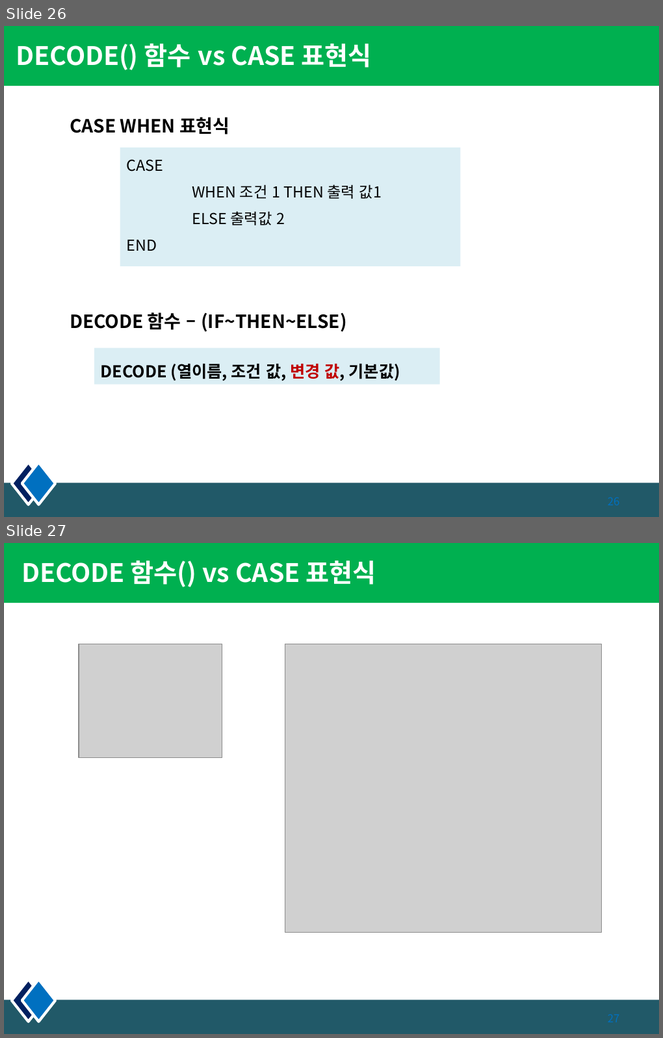
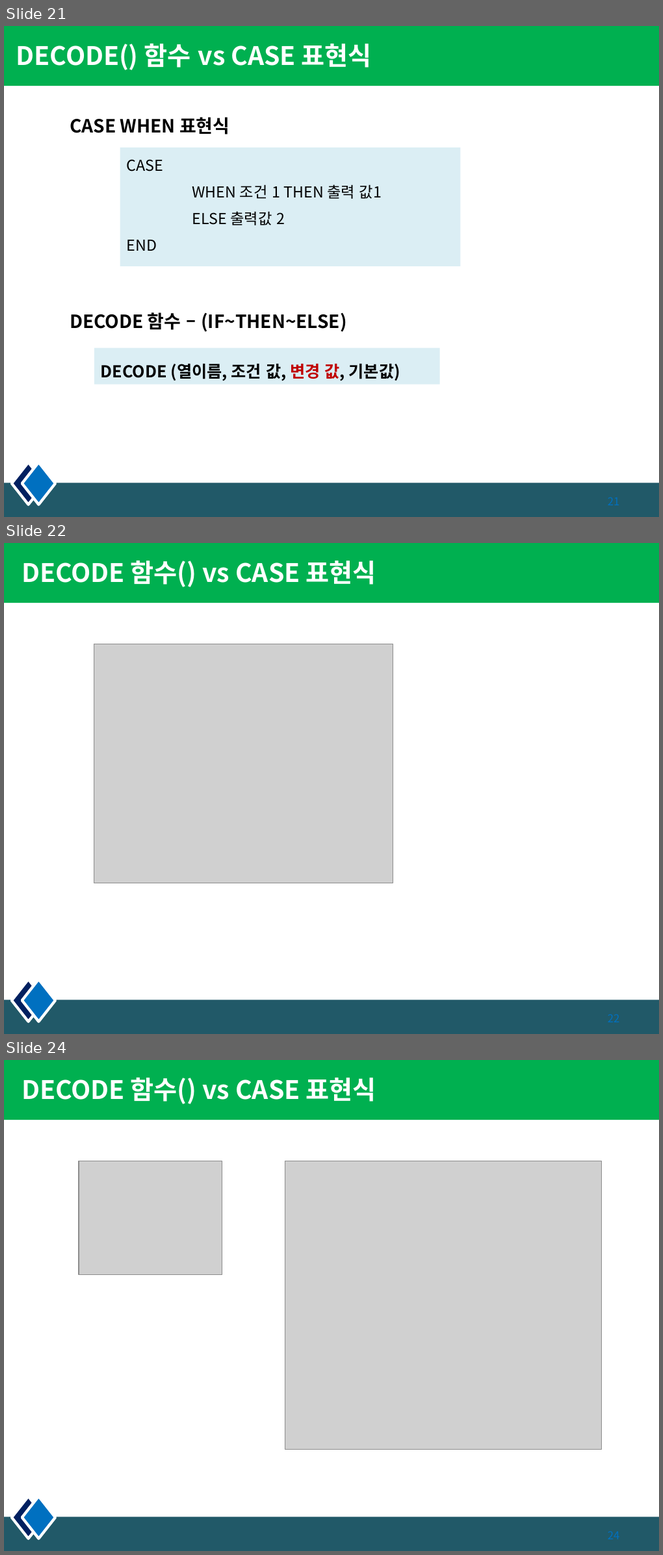
Before and after one commit to pshho/sqlWorks, a slide deck: 자료/sqld/DB_PPT/5장. 함수.pptx. Shown one above the other, each under a label of ours: slides 26 and 27 before the commit, slides 21, 22 and 24 after it; the slides between them are not shown. The pictures are 663x1038 and 663x1555 pixels, drawn with LibreOffice and Linux fonts; fonts in the diff are those of the drawing; grey boxes stand for pictures. Boxes give left, top, right and bottom in pixels: in the first picture for what was removed or moved away, otherwise in the second. Text is boxed around its words. In the diff, an @@ line names an element or a change of style, - is before the commit and + after.

```diff
--- a/자료/sqld/DB_PPT/5장. 함수.pptx
+++ b/자료/sqld/DB_PPT/5장. 함수.pptx
@@ slide 22 added at (4, 543, 659, 1034), background #FFFFFF; not listed: 4 template elements that a slide beside it also shows @@
@@ title added at (22, 561, 376, 587), 28 pt, text #FFFFFF, bold @@
+DECODE 함수() vs CASE 표현식
@@ picture added at (94, 644, 393, 884) @@
@@ what was slide 26 is now slide 21 @@
@@ what was slide 27 is now slide 24 @@
```
Also in this commit, not shown: 7 slides changed, 2 other slides added, 1 slide removed, 7 other files.
